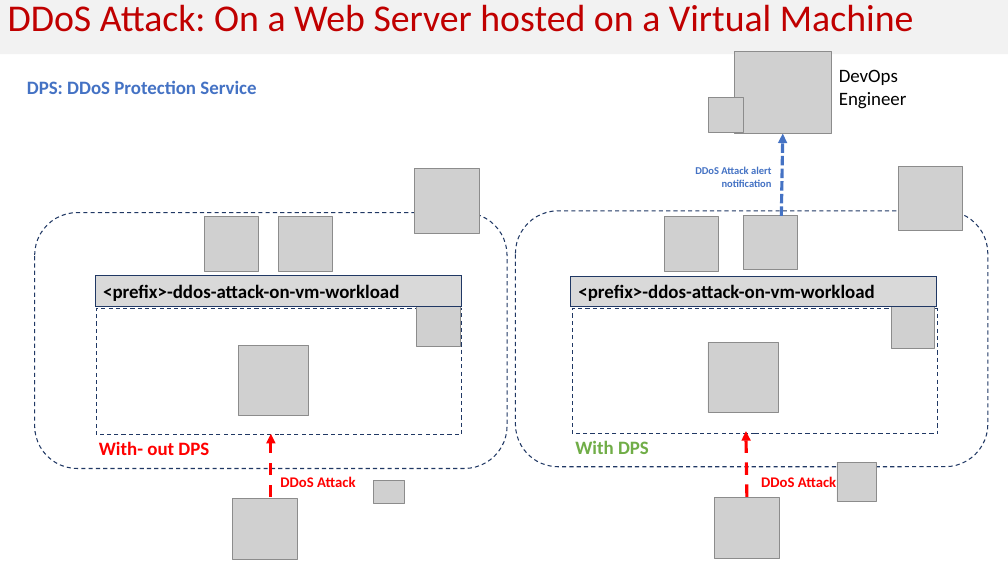
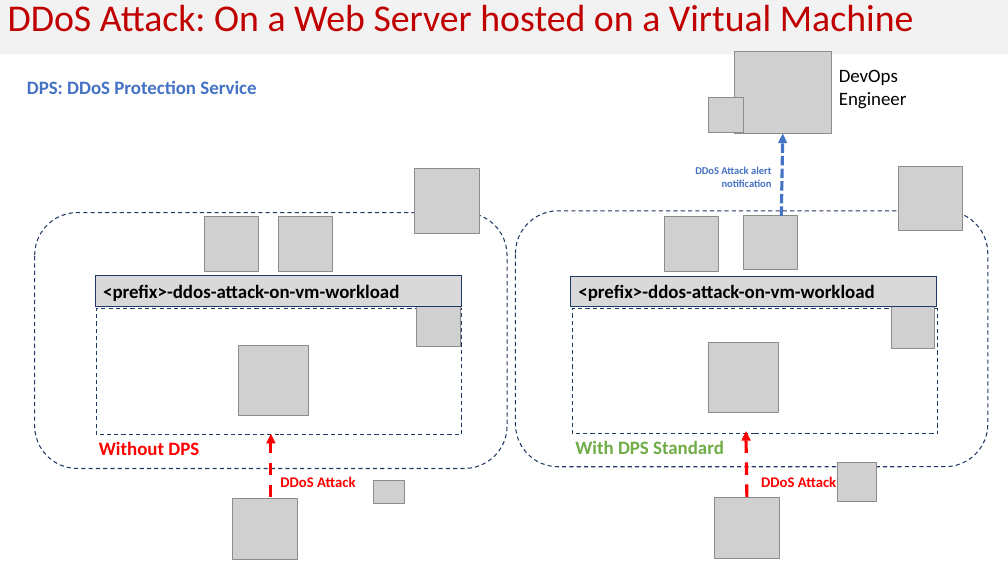
Before and after one commit to Cloudneeti/azure-security-scenarios, a slide deck: slide 15 of scenarios/Azure Security - Proof of concepts.pptx. Drawn at 1008x567 pixels with LibreOffice and Linux fonts; fonts in the diff are those of the drawing; grey boxes stand for pictures. Boxes give left, top, right and bottom in pixels: in the first picture for what was removed or moved away, otherwise in the second. Text is boxed around its words. In the diff, an @@ line names an element or a change of style, - is before the commit and + after.

```diff
--- a/scenarios/Azure Security - Proof of concepts.pptx
+++ b/scenarios/Azure Security - Proof of concepts.pptx
@@ text at (99,441,199,455): text changed @@
-With- out DPS
+Without DPS
@@ text at (575,440,724,454): text changed @@
-With DPS
+With DPS Standard
```
Also in this commit, not shown: 1 slide removed.
